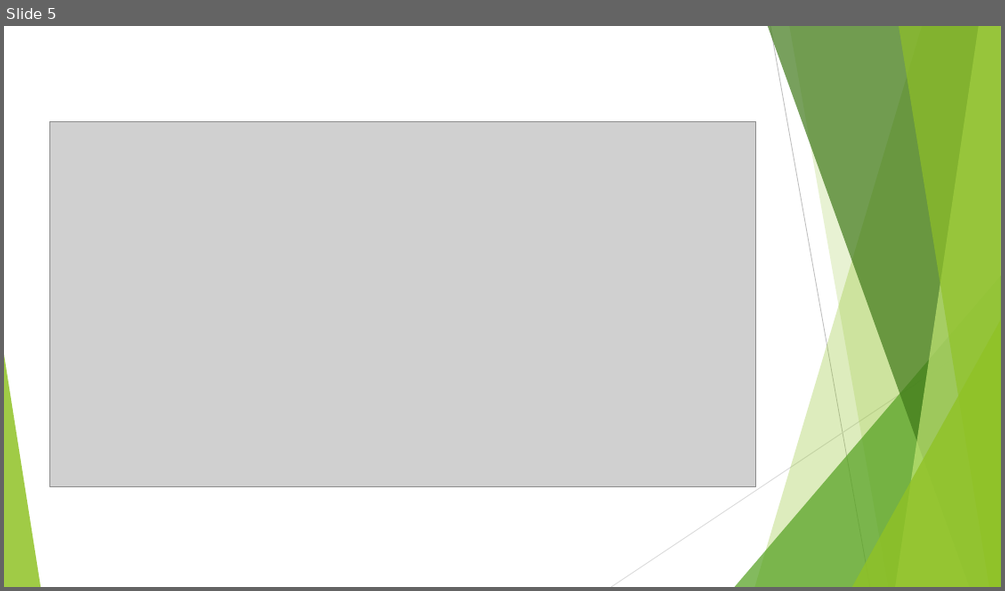
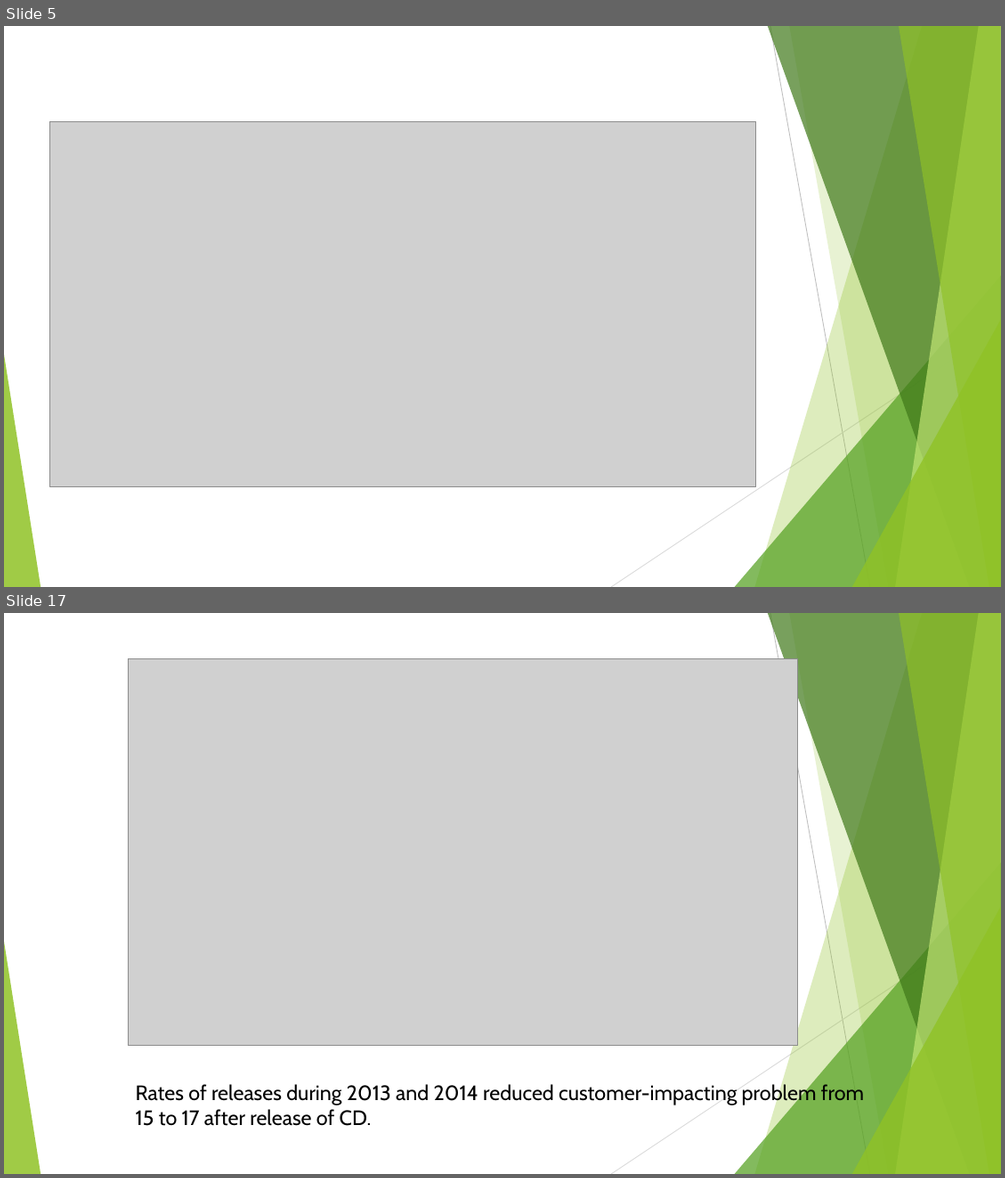
Before and after one commit to BMTechno/Advanced-Software-Engineering-LAB, a slide deck: ase ppt JOURNAL12.pptx. Shown one above the other, each under a label of ours: slide 5 before the commit, slides 5 and 17 after it; the slides between them are not shown. The pictures are 1005x591 and 1005x1178 pixels, drawn with LibreOffice and Linux fonts; fonts in the diff are those of the drawing; grey boxes stand for pictures. Boxes give left, top, right and bottom in pixels: in the first picture for what was removed or moved away, otherwise in the second. Text is boxed around its words. In the diff, an @@ line names an element or a change of style, - is before the commit and + after.

```diff
--- a/ase ppt JOURNAL12.pptx
+++ b/ase ppt JOURNAL12.pptx
@@ slide 17 added at (x1=4, y1=613, x2=1001, y2=1174), background #FFFFFF; not listed: 10 template elements that a slide beside it also shows @@
@@ picture added at (x1=128, y1=658, x2=797, y2=1046) @@
@@ text added at (x1=136, y1=1082, x2=864, y2=1126), 20 pt, text #000000 @@
+Rates of releases during 2013 and 2014 reduced customer-impacting problem from 15 to 17 after release of CD.
```
Also in this commit, not shown: 4 slides changed, 11 other slides added, 1 slide removed.
